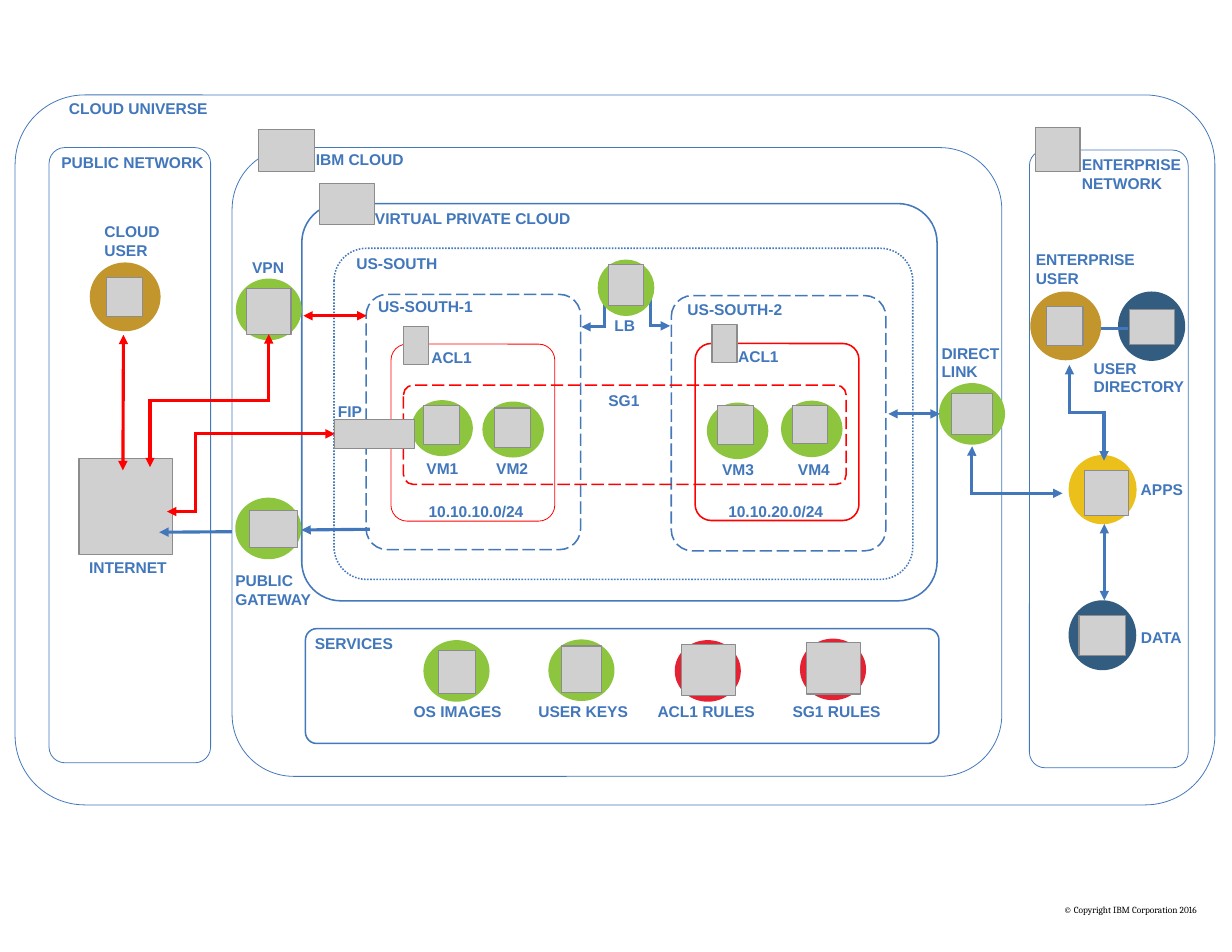
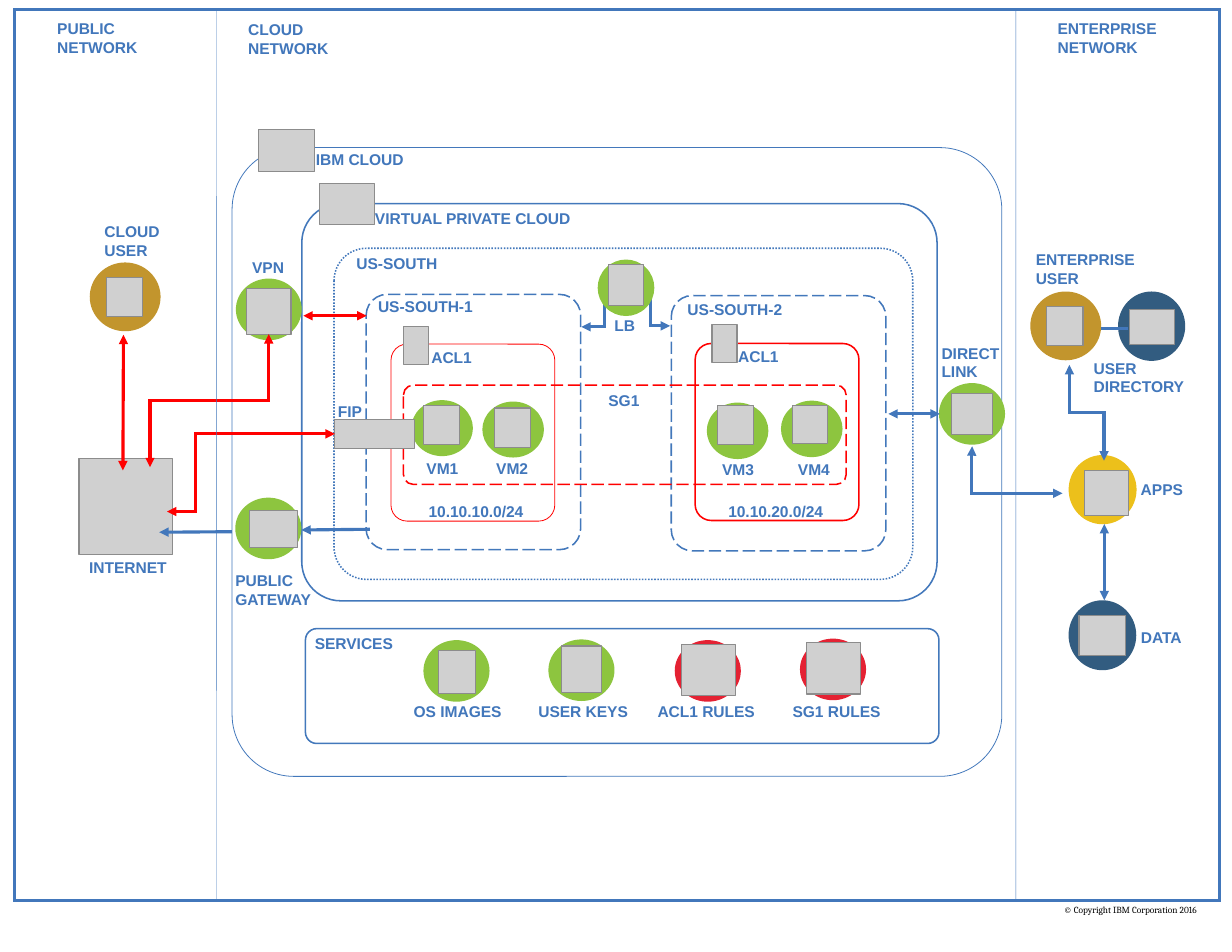
Before and after one commit to ibm-cloud-architecture/ibm-cloud-stencils, a slide deck: slide 3 of powerpoint/templates/VirtualPrivateCloudEditablePPT.pptx. Drawn at 1232x952 pixels with LibreOffice and Linux fonts; fonts in the diff are those of the drawing; grey boxes stand for pictures. Boxes give left, top, right and bottom in pixels: in the first picture for what was removed or moved away, otherwise in the second. Text is boxed around its words. In the diff, an @@ line names an element or a change of style, - is before the commit and + after.

```diff
--- a/powerpoint/templates/VirtualPrivateCloudEditablePPT.pptx
+++ b/powerpoint/templates/VirtualPrivateCloudEditablePPT.pptx
@@ rectangle added at bbox=[15, 10, 1220, 900], outline #4277BB 2 pt @@
@@ text at bbox=[57, 23, 137, 53]: text changed @@
-PUBLIC NETWORK
+PUBLIC
+NETWORK
@@ line added from (216, 900) to (216, 10), #4277BB 0.25 pt @@
@@ text added at bbox=[248, 24, 328, 54], 10 pt, text #4277BB, bold @@
+CLOUD
+NETWORK
@@ line added from (1016, 900) to (1016, 10), #4277BB 0.25 pt @@
@@ text "ENTERPRISE": place and size @@
-text "ENTERPRISE" at bbox=[1082, 159, 1181, 189]
+text "ENTERPRISE" at bbox=[1058, 23, 1157, 53]
@@ text removed at bbox=[69, 103, 207, 114] @@
-CLOUD UNIVERSE
@@ group removed at bbox=[15, 95, 1214, 805]: 3 rounded rectangles, 1 picture @@
```
Also in this commit, not shown: 1 other file.
